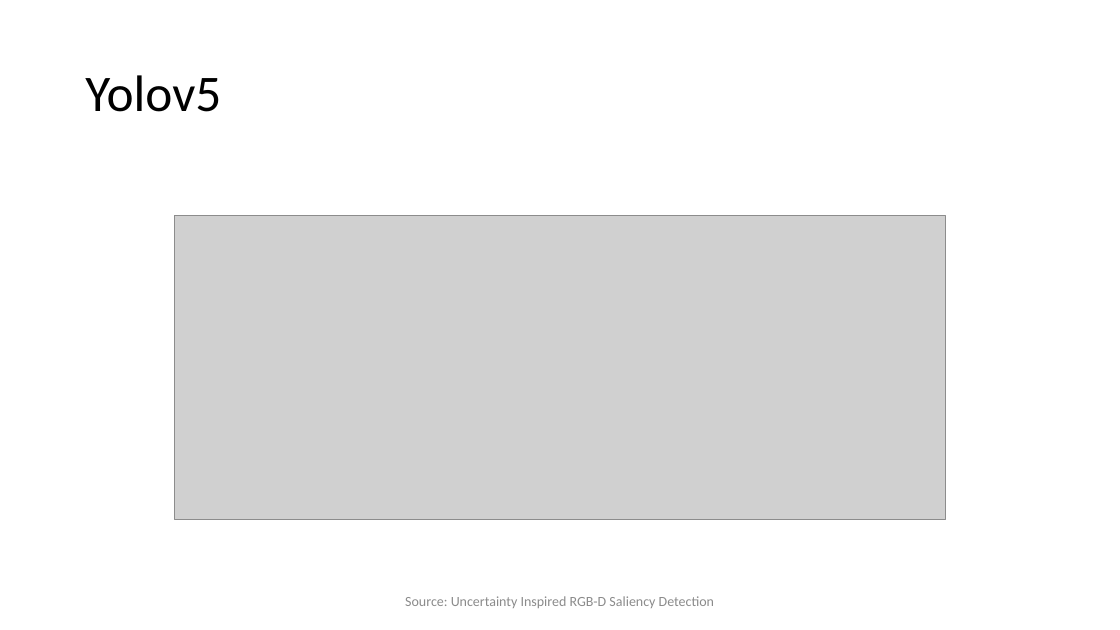
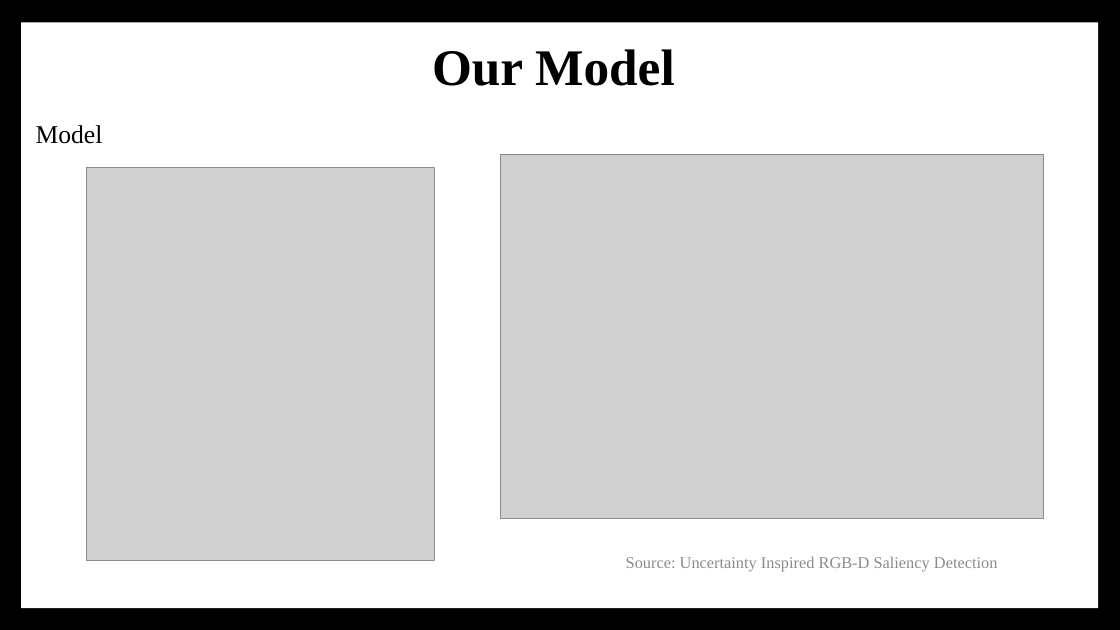
Before and after one commit to Muizz93/RGBD_object_detection_yolov5, a slide deck: slide 5 of RGB-D Object Detection.pptx (slide 7 before the commit). Drawn at 1120x630 pixels with LibreOffice and Linux fonts; fonts in the diff are those of the drawing; grey boxes stand for pictures. Boxes give left, top, right and bottom in pixels: in the first picture for what was removed or moved away, otherwise in the second. Text is boxed around its words. In the diff, an @@ line names an element or a change of style, - is before the commit and + after.

```diff
--- a/RGB-D Object Detection.pptx
+++ b/RGB-D Object Detection.pptx
@@ background #FFFFFF to #000000 @@
@@ rectangle added at (21,23,1098,608), fill #FFFFFF @@
@@ title added at (432,49,675,86), 44 pt, text #000000, bold @@
+Our Model
@@ title removed at (85,75,221,112) @@
-Yolov5
@@ text added at (36,125,103,144), 22 pt, text #000000 @@
+Model
@@ picture added at (87,167,435,560) @@
@@ picture: place and size @@
-picture at (175,216,945,519)
+picture at (501,155,1043,518)
@@ text "Source: Uncertainty Inspired RGB-D Saliency ...": place and size @@
-text "Source: Uncertainty Inspired RGB-D Saliency ..." at (405,596,714,608)
+text "Source: Uncertainty Inspired RGB-D Saliency ..." at (626,556,998,572)
@@ text "Source: Uncertainty Inspired RGB-D Saliency ..." at (626,556,998,572): size 12 to 14 pt, font Calibri to Times New Roman @@
```
Also in this commit, not shown: 2 other slides changed, 9 slides added, 5 slides removed, 1 other file.
